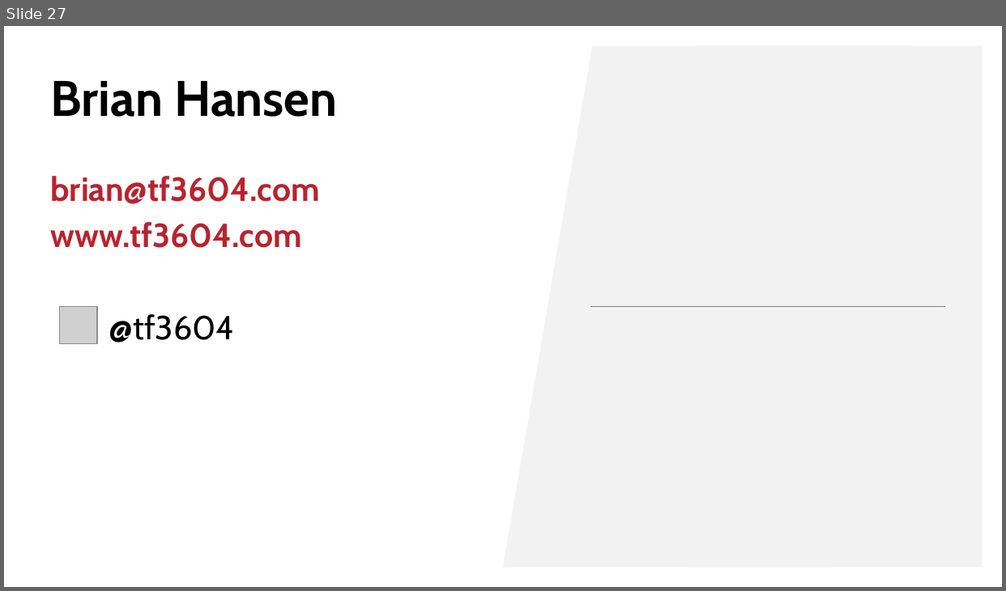
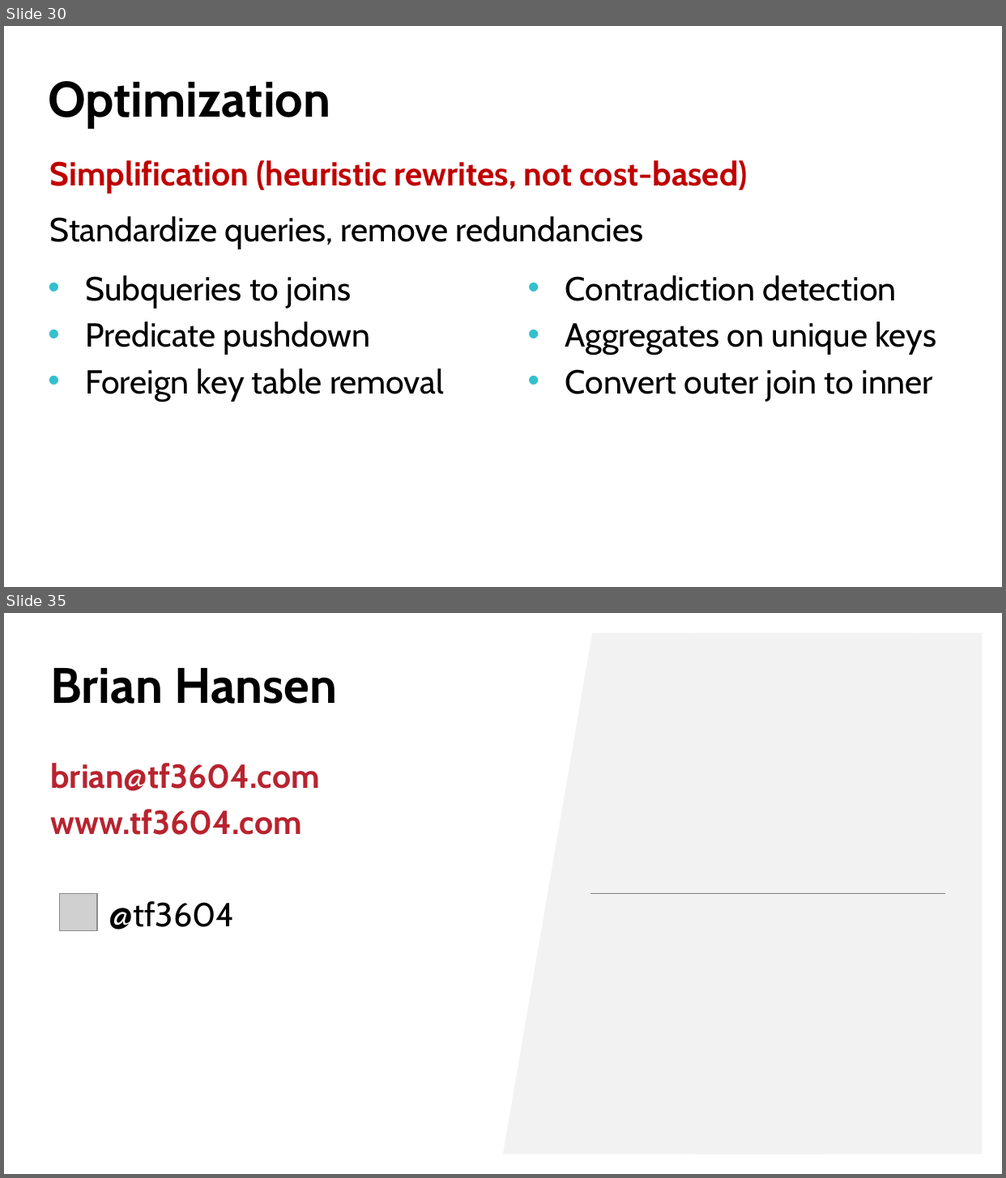
Before and after one commit to tf3604/OptimizerPresentation, a slide deck: Hansen - Get Your Optimizer to Give up All Its Secrets.pptx. Shown one above the other, each under a label of ours: slide 27 before the commit, slides 30 and 35 after it; the slides between them are not shown. The pictures are 1006x591 and 1006x1178 pixels, drawn with LibreOffice and Linux fonts; fonts in the diff are those of the drawing; grey boxes stand for pictures; background and template pictures are left out. Boxes give left, top, right and bottom in pixels: in the first picture for what was removed or moved away, otherwise in the second. Text is boxed around its words. In the diff, an @@ line names an element or a change of style, - is before the commit and + after.

Commit message:
Add Optimization section to slides.

```diff
--- a/Hansen - Get Your Optimizer to Give up All Its Secrets.pptx
+++ b/Hansen - Get Your Optimizer to Give up All Its Secrets.pptx
@@ slide 30 added at [4,26,1002,587], background picture (left out) @@
@@ title added at [48,81,330,128], 36 pt, text #000000, bold @@
+Optimization
@@ text added at [50,160,748,194], 24 pt, text #C00000, bold @@
+Simplification (heuristic rewrites, not cost-based)
@@ text added at [50,216,644,250], 24 pt, text #000000 @@
+Standardize queries, remove redundancies
@@ text added at [86,275,444,402], 24 pt, text #000000 @@
+• Subqueries to joins
+• Predicate pushdown
+• Foreign key table removal
@@ text added at [565,275,936,402], 24 pt, text #000000 @@
+• Contradiction detection
+• Aggregates on unique keys
+• Convert outer join to inner
@@ what was slide 27 is now slide 35 @@
```
Also in this commit, not shown: 7 other slides added.
